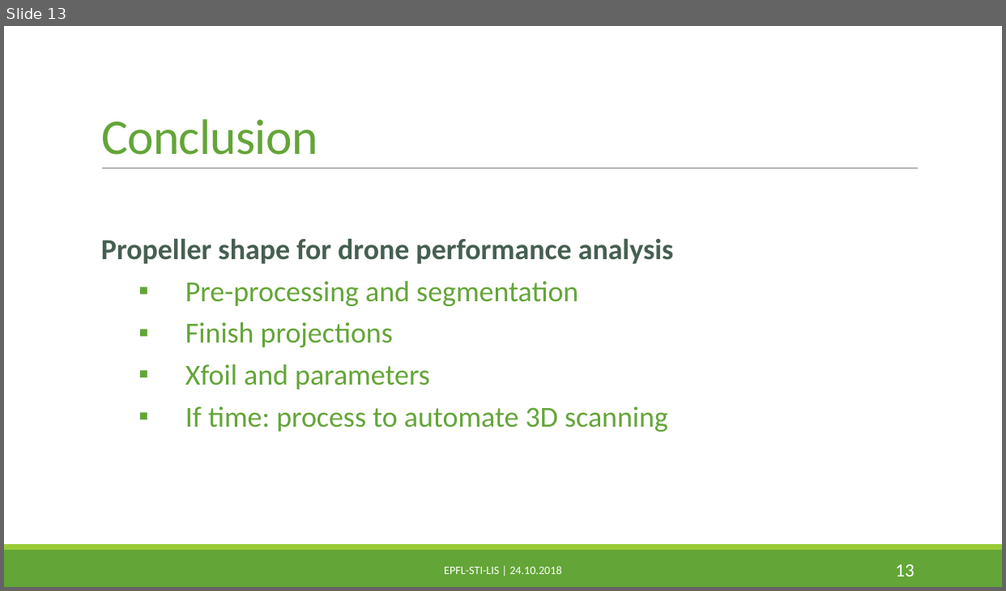
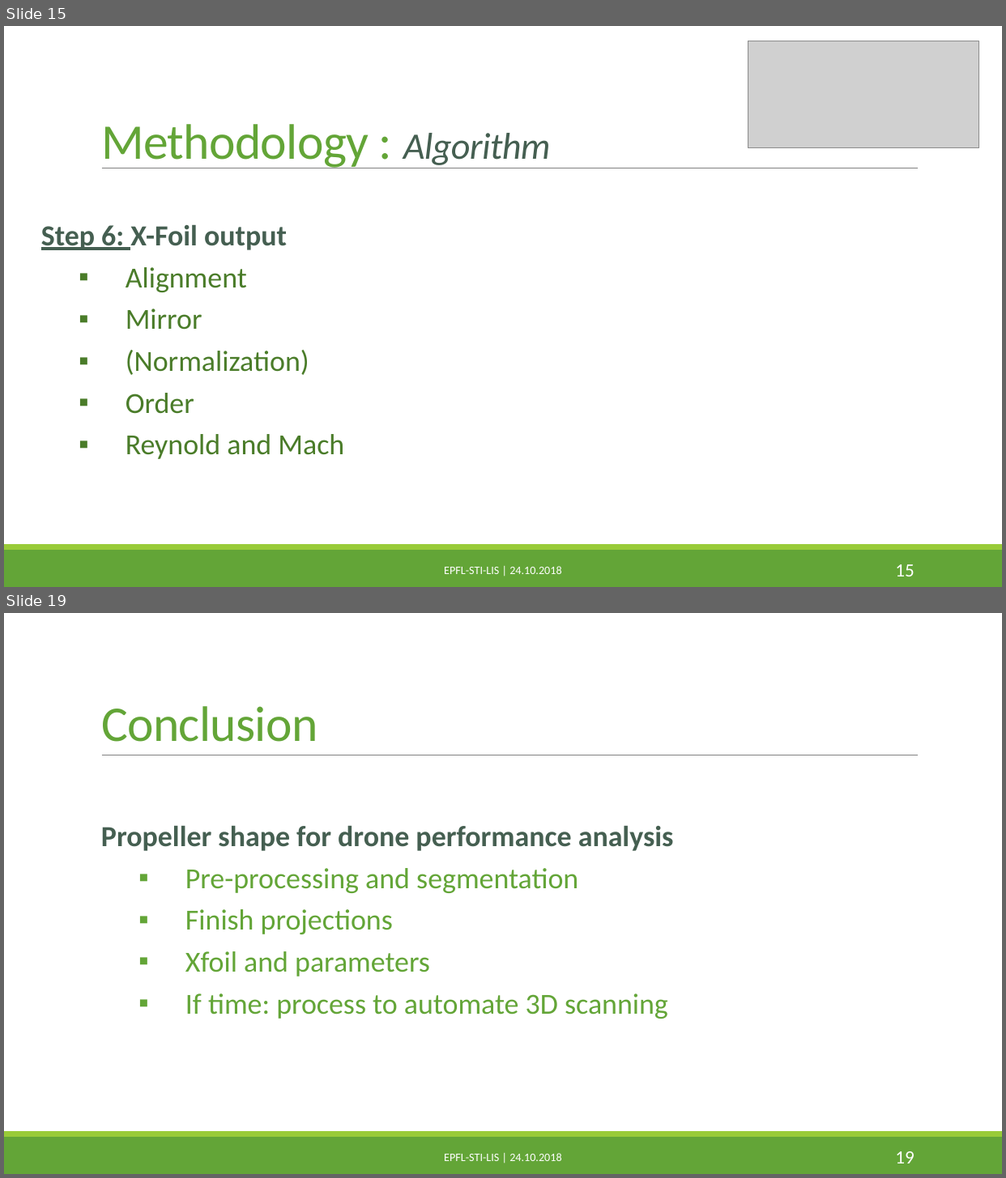
Before and after one commit to PaulineMauryL/PropellerProject, a slide deck: Report/MIDTERM.pptx. Shown one above the other, each under a label of ours: slide 13 before the commit, slides 15 and 19 after it; the slides between them are not shown. The pictures are 1006x591 and 1006x1178 pixels, drawn with LibreOffice and Linux fonts; fonts in the diff are those of the drawing; grey boxes stand for pictures. Boxes give left, top, right and bottom in pixels: in the first picture for what was removed or moved away, otherwise in the second. Text is boxed around its words. In the diff, an @@ line names an element or a change of style, - is before the commit and + after.

```diff
--- a/Report/MIDTERM.pptx
+++ b/Report/MIDTERM.pptx
@@ slide 15 added at box(4, 26, 1002, 587), background #FFFFFF; not listed: 3 template elements that a slide beside it also shows @@
@@ picture added at box(748, 41, 979, 148) @@
@@ title added at box(101, 124, 551, 169), 48 pt, text #63A537 @@
+Methodology : Algorithm
@@ text added at box(41, 224, 344, 459), 28 pt, text #4A7C29 @@
+Step 6: X-Foil output
+  ▪ Alignment
+  ▪ Mirror
+  ▪ (Normalization)
+  ▪ Order
+  ▪ Reynold and Mach
@@ text added at box(444, 566, 561, 574), 11 pt, text #FFFFFF @@
+EPFL-STI-LIS | 24.10.2018
@@ page number added at box(895, 565, 914, 577), 18 pt, text #FFFFFF @@
+15
@@ what was slide 13 is now slide 19 @@
@@ page number at box(895, 1152, 914, 1164): text changed @@
-13
+19
```
Also in this commit, not shown: 9 slides changed, 6 other slides added, 1 slide removed, 14 other files.
